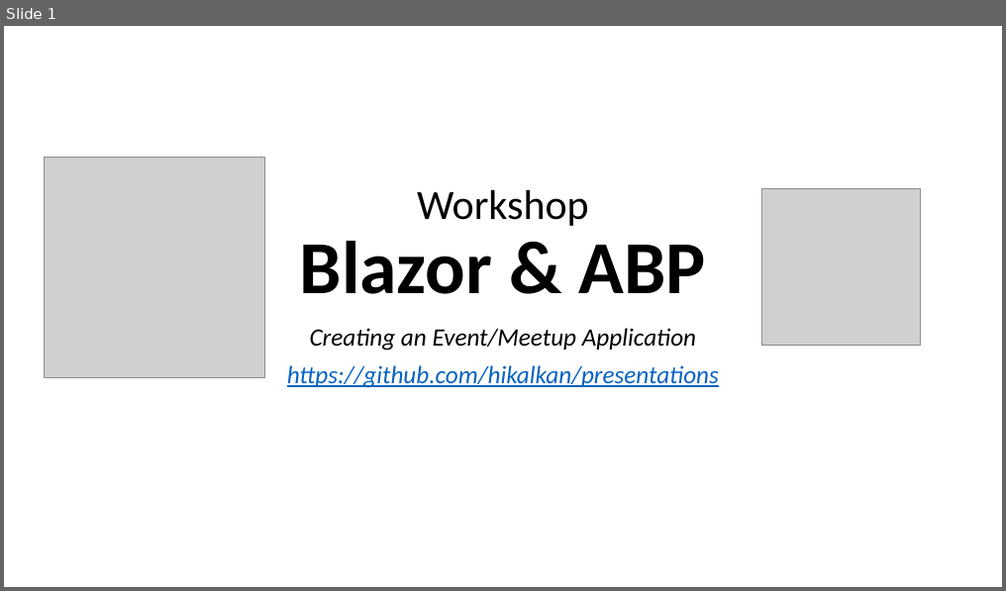
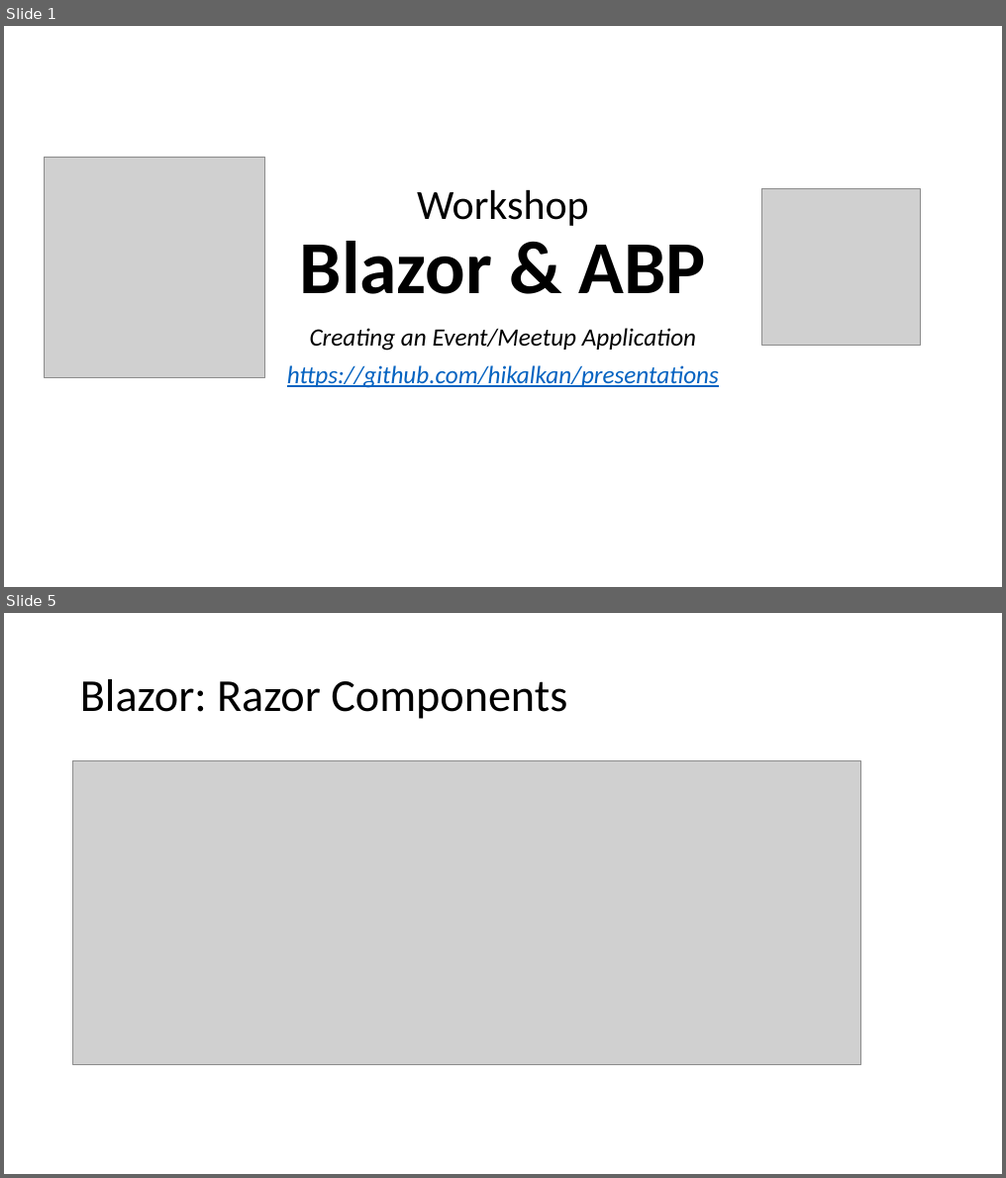
Before and after one commit to hikalkan/presentations, a slide deck: 2020-11-22 DevNot Summit Blazor and ABP/Blazor-Abp-Workshop.pptx. Shown one above the other, each under a label of ours: slide 1 before the commit, slides 1 and 5 after it; the slides between them are not shown. The pictures are 1006x591 and 1006x1178 pixels, drawn with LibreOffice and Linux fonts; fonts in the diff are those of the drawing; grey boxes stand for pictures. Boxes give left, top, right and bottom in pixels: in the first picture for what was removed or moved away, otherwise in the second. Text is boxed around its words. In the diff, an @@ line names an element or a change of style, - is before the commit and + after.

```diff
--- a/2020-11-22 DevNot Summit Blazor and ABP/Blazor-Abp-Workshop.pptx
+++ b/2020-11-22 DevNot Summit Blazor and ABP/Blazor-Abp-Workshop.pptx
@@ slide 5 added at bbox=[4, 613, 1002, 1174], background #FFFFFF @@
@@ title added at bbox=[80, 679, 567, 719], 44 pt, text #000000 @@
+Blazor: Razor Components
@@ picture added at bbox=[73, 761, 860, 1065] @@
```
Also in this commit, not shown: 7 slides changed, 3 other slides added.
